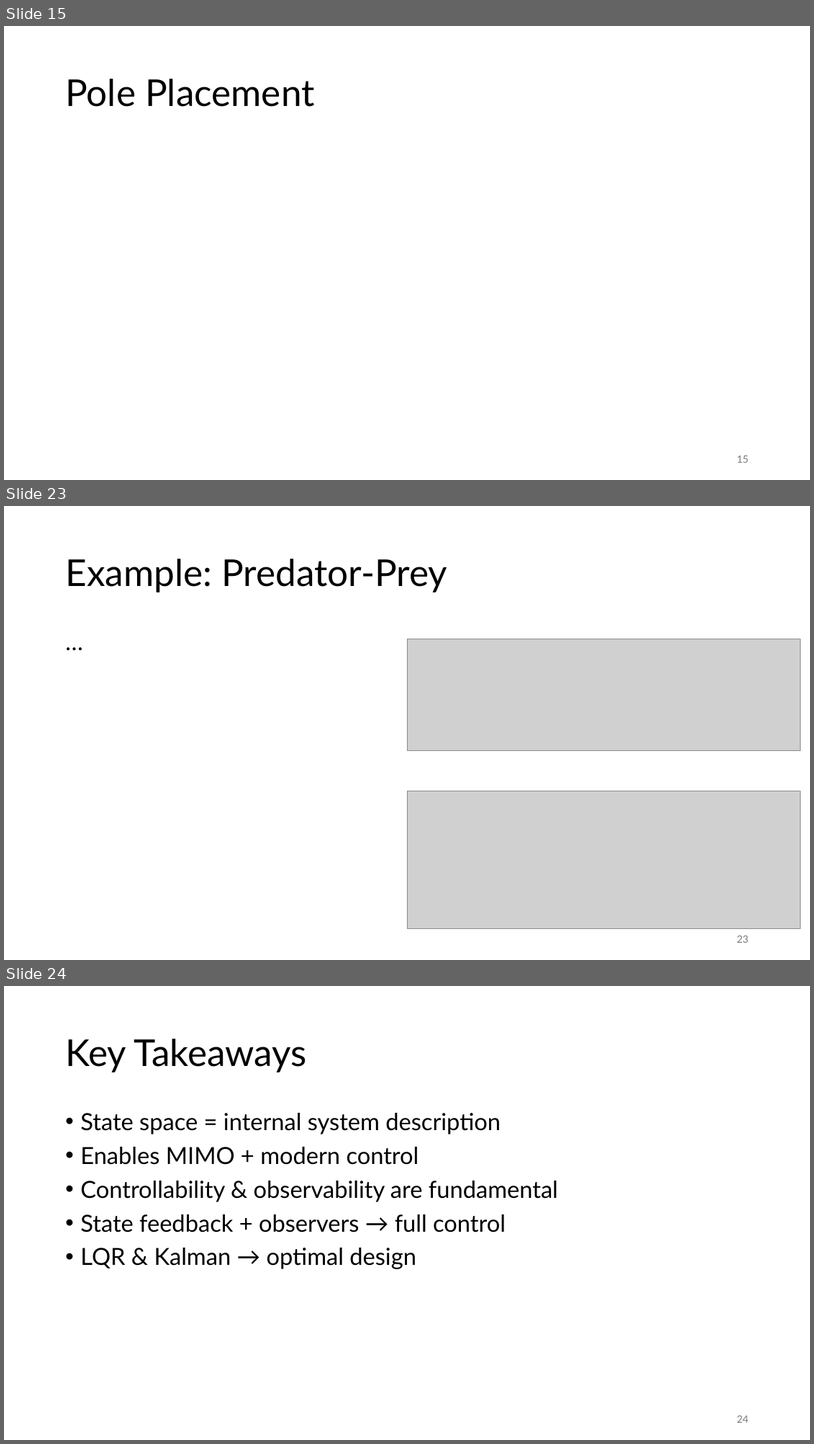
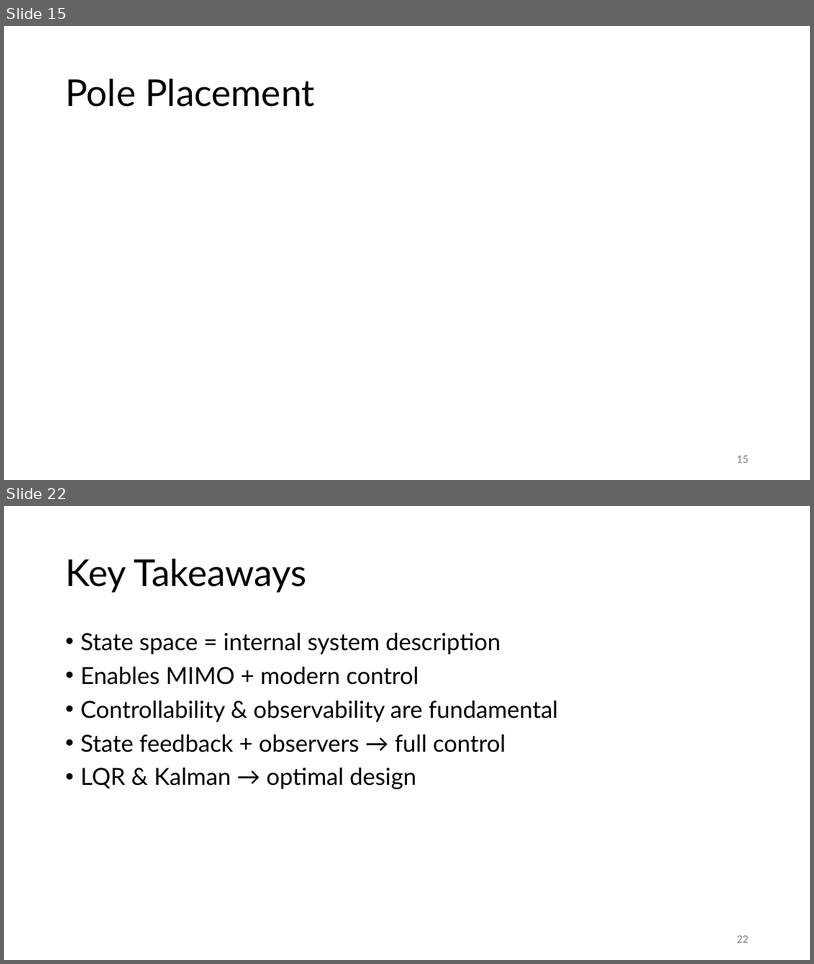
Before and after one commit to FelixWick/control_engineering, a slide deck: slides/7_state_space.pptx. Shown one above the other, each under a label of ours: slides 15, 23 and 24 before the commit, slides 15 and 22 after it; the slides between them are not shown. The pictures are 814x1444 and 814x964 pixels, drawn with LibreOffice and Linux fonts; fonts in the diff are those of the drawing; grey boxes stand for pictures. Boxes give left, top, right and bottom in pixels: in the first picture for what was removed or moved away, otherwise in the second. Text is boxed around its words. In the diff, an @@ line names an element or a change of style, - is before the commit and + after.

```diff
--- a/slides/7_state_space.pptx
+++ b/slides/7_state_space.pptx
@@ slide 23 removed at (x1=4, y1=506, x2=810, y2=960), background #FFFFFF @@
@@ title removed at (x1=65, y1=559, x2=448, y2=592) @@
-Example: Predator-Prey
@@ text removed at (x1=59, y1=627, x2=407, y2=915) @@
-…
@@ picture removed at (x1=407, y1=639, x2=801, y2=750) @@
@@ picture removed at (x1=407, y1=791, x2=801, y2=928) @@
@@ page number removed at (x1=737, y1=935, x2=748, y2=942) @@
-23
@@ what was slide 24 is now slide 22 @@
@@ page number at (x1=737, y1=935, x2=748, y2=942): text changed @@
-24
+22
```
Also in this commit, not shown: 4 slides changed, 2 slides added, 3 other slides removed, 1 other file.
